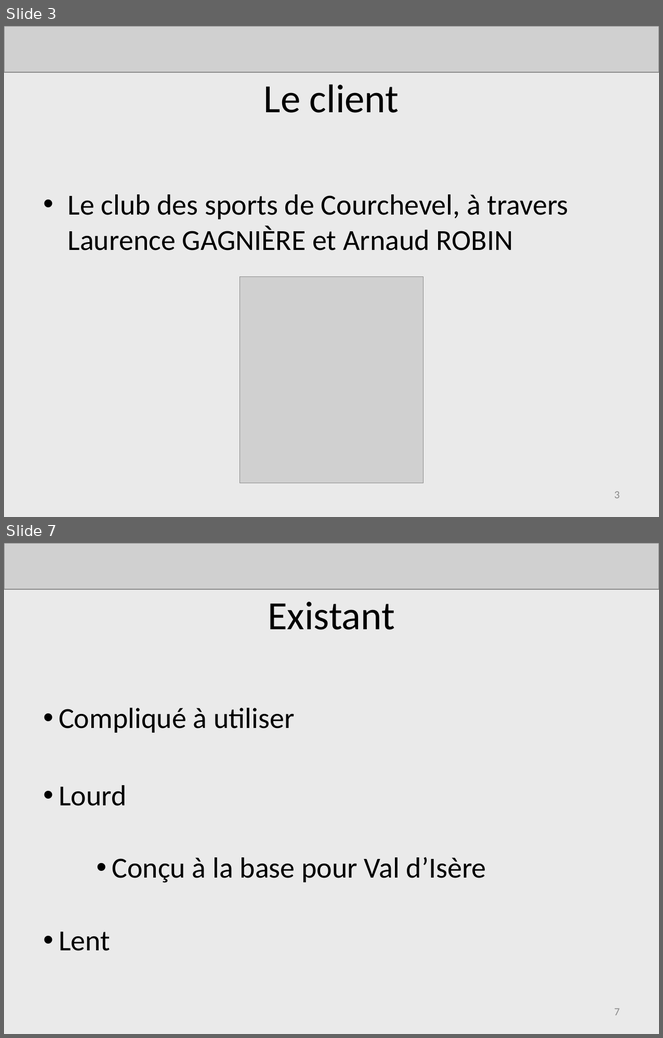
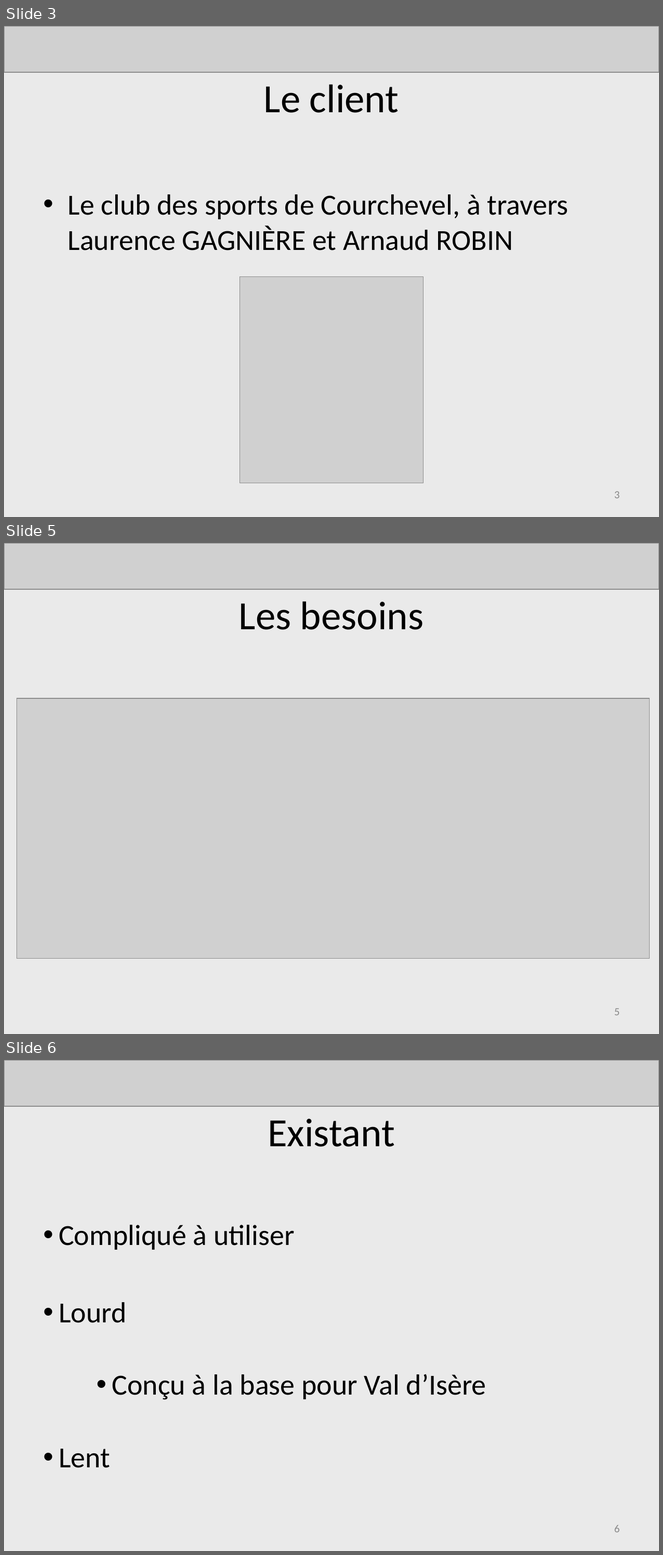
Before and after one commit to AdrienLombard/SimplePass, a slide deck: source/Projet Courchevel - Bilan intermédiaire - Version Adrien.ppt. Shown one above the other, each under a label of ours: slides 3 and 7 before the commit, slides 3, 5 and 6 after it; the slides between them are not shown. The pictures are 663x1038 and 663x1555 pixels, drawn with LibreOffice and Linux fonts; fonts in the diff are those of the drawing; grey boxes stand for pictures. Boxes give left, top, right and bottom in pixels: in the first picture for what was removed or moved away, otherwise in the second. Text is boxed around its words. In the diff, an @@ line names an element or a change of style, - is before the commit and + after.

```diff
--- a/source/Projet Courchevel - Bilan intermédiaire - Version Adrien.ppt
+++ b/source/Projet Courchevel - Bilan intermédiaire - Version Adrien.ppt
@@ slide 5 added at (4,543,659,1034), background #EAEAEA @@
@@ picture added at (4,543,659,589) @@
@@ title added at (239,601,424,630), 44 pt, text #000000 @@
+Les besoins
@@ picture added at (17,698,650,959) @@
@@ page number added at (614,1008,620,1016), 12 pt, text #898989 @@
+5
@@ what was slide 7 is now slide 6 @@
@@ page number at (614,1525,620,1533): text changed @@
-7
+6
```
Also in this commit, not shown: 3 slides changed, 2 slides removed.
